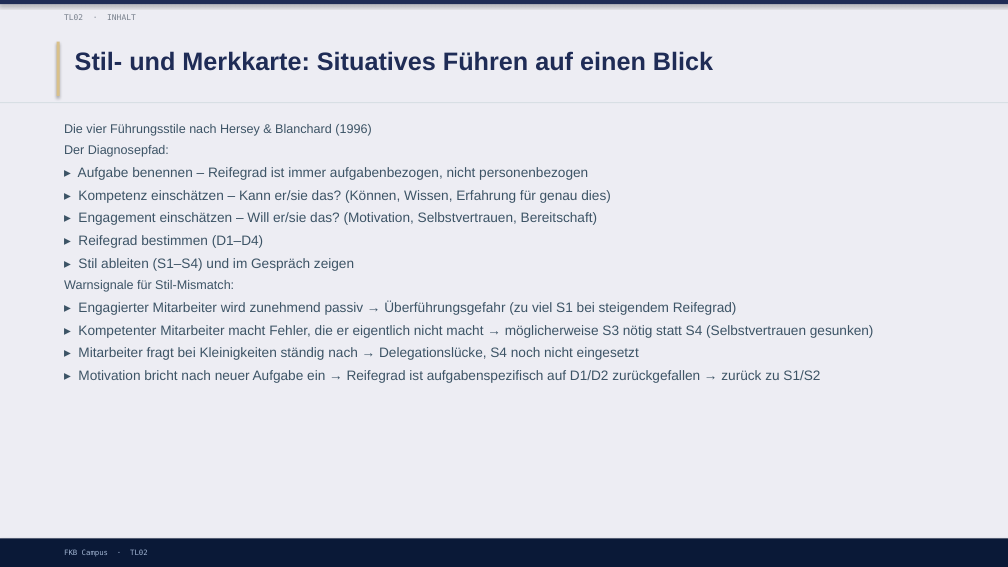
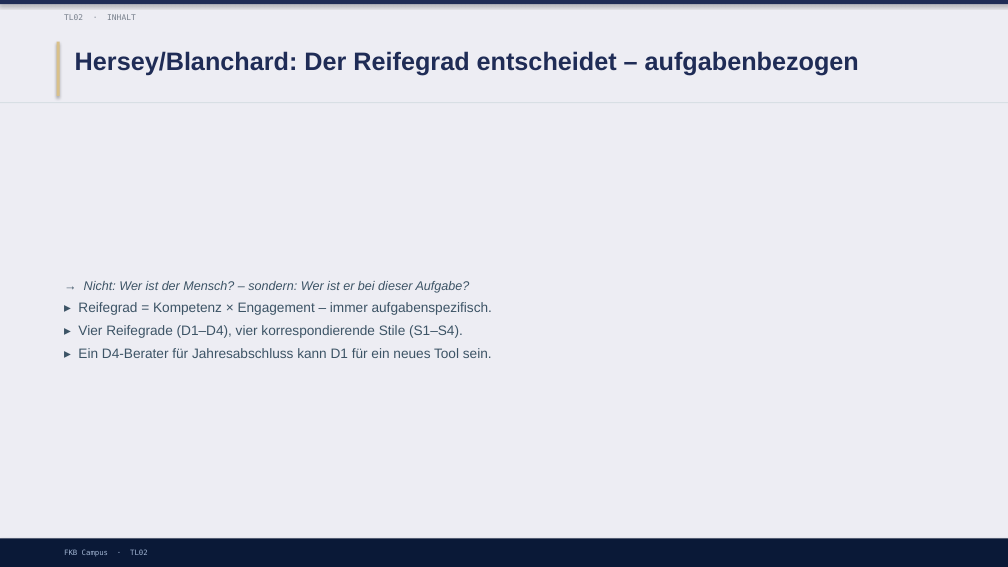
Before and after one commit to ck5rqc47pr-byte/firmenkundenakademie-online, a slide deck: slide 10 of protected-downloads/praesentation/TL02.pptx. Drawn at 1008x567 pixels with LibreOffice and Linux fonts; fonts in the diff are those of the drawing. Boxes give left, top, right and bottom in pixels: in the first picture for what was removed or moved away, otherwise in the second. Text is boxed around its words. In the diff, an @@ line names an element or a change of style, - is before the commit and + after.

```diff
--- a/protected-downloads/praesentation/TL02.pptx
+++ b/protected-downloads/praesentation/TL02.pptx
@@ text at (x1=75, y1=51, x2=859, y2=76): text changed @@
-Stil- und Merkkarte: Situatives Führen auf einen Blick
+Hersey/Blanchard: Der Reifegrad entscheidet – aufgabenbezogen
@@ text "→ Nicht: Wer ist der ..." at (x1=78, y1=281, x2=492, y2=358): vertical alignment top to middle @@
@@ text at (x1=78, y1=281, x2=492, y2=358): text changed @@
-Die vier Führungsstile nach Hersey & Blanchard (1996)
-Der Diagnosepfad:
-▸ Aufgabe benennen – Reifegrad ist immer aufgabenbezogen, nicht personenbezogen
-▸ Kompetenz einschätzen – Kann er/sie das? (Können, Wissen, Erfahrung für genau dies)
-▸ Engagement einschätzen – Will er/sie das? (Motivation, Selbstvertrauen, Bereitschaft)
-▸ Reifegrad bestimmen (D1–D4)
-▸ Stil ableiten (S1–S4) und im Gespräch zeigen
-Warnsignale für Stil-Mismatch:
-▸ Engagierter Mitarbeiter wird zunehmend passiv → Überführungsgefahr (zu viel S1 bei steigendem Reifegrad)
-▸ Kompetenter Mitarbeiter macht Fehler, die er eigentlich nicht macht → möglicherweise S3 nötig statt S4 (Selbstvertrauen gesunken)
-▸ Mitarbeiter fragt bei Kleinigkeiten ständig nach → Delegationslücke, S4 noch nicht eingesetzt
-▸ Motivation bricht nach neuer Aufgabe ein → Reifegrad ist aufgabenspezifisch auf D1/D2 zurückgefallen → zurück zu S1/S2
+→ Nicht: Wer ist der Mensch? – sondern: Wer ist er bei dieser Aufgabe?
+▸ Reifegrad = Kompetenz × Engagement – immer aufgabenspezifisch.
+▸ Vier Reifegrade (D1–D4), vier korrespondierende Stile (S1–S4).
+▸ Ein D4-Berater für Jahresabschluss kann D1 für ein neues Tool sein.
```
Also in this commit, not shown: 4 other slides changed, 20 slides added, 3 slides removed, 4 other files.
